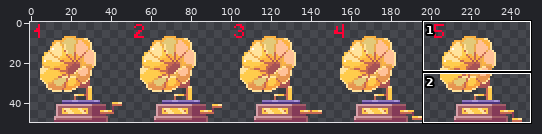
Two versions of one sprite sheet, twm/gramophone-sheet-sheet.png. The first picture is a wide view before the edit; the outline marks the close-up.
Close-up. The starting point:
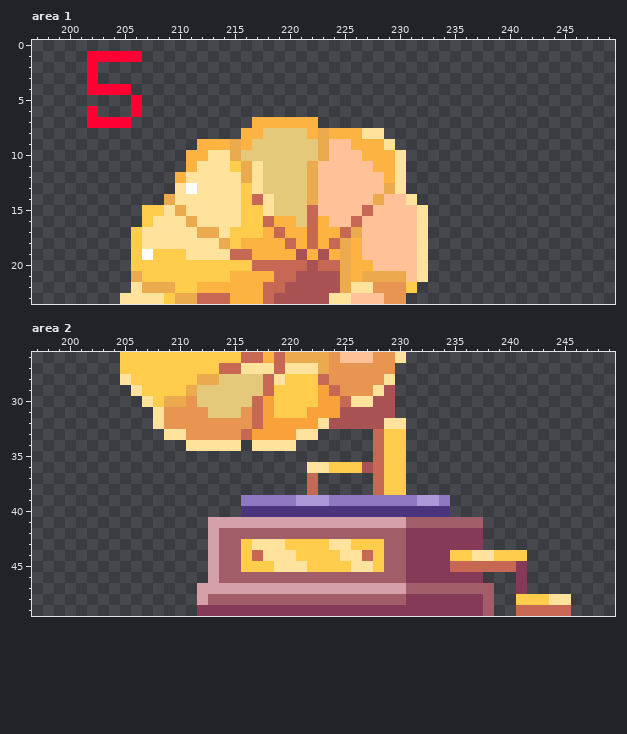
The file is 250x50 pixels. Shown: area 1: x 197..249, y 0..23; area 2: x 197..249, y 26..49.
After the commit:
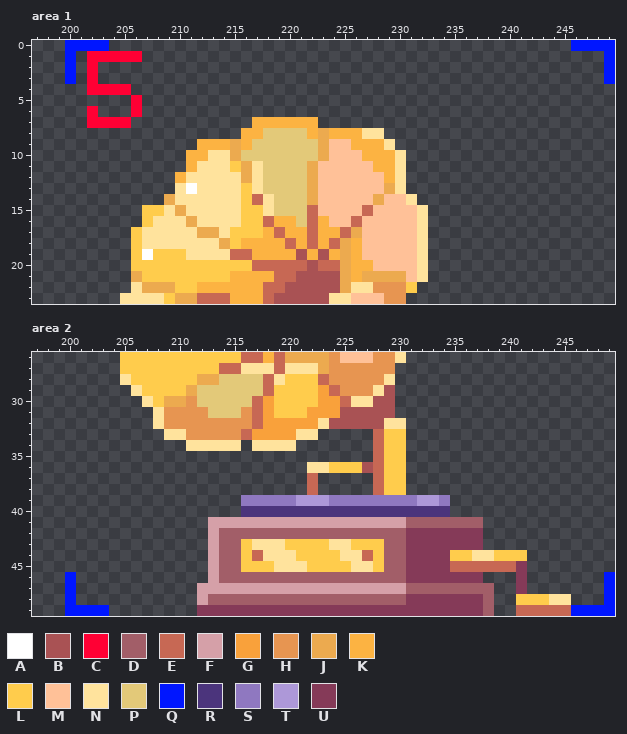
Palette (. is transparent): A #ffffff  B #a95254  C #ff0034  D #a25e68  E #c76854  F #d5a0a8  G #f9a13b  H #e79551  J #ecaa4f  K #fcb342  L #ffcc4c  M #ffc198  N #ffe39d  P #e3c979  Q #0016ff  R #4b347c  S #8f78c0  T #ad98d8  U #853a58
Changes in this commit:
--- area 1
@@ x 197..249 @@
- 0 .....................................................
- 1 .....CCCCC...........................................
- 2 .....C...............................................
- 3 .....C...............................................
+ 0 ...QQQQ..........................................QQQQ
+ 1 ...Q.CCCCC..........................................Q
+ 2 ...Q.C..............................................Q
+ 3 ...Q.C..............................................Q
  4 .....CCCC............................................
--- area 2
@@ x 197..249 @@
 45 ................FDDLLLNNNLLLLNNLDDUUUUEEEEEEU........
-46 ................FDDDDDDDDDDDDDDDDDUUUUUUU...U........
-47 ...............FFFFFFFFFFFFFFFFFFFDDDDDDDD..U........
-48 ...............FDDDDDDDDDDDDDDDDDDUUUUUUUD..LLLNN....
-49 ...............UUUUUUUUUUUUUUUUUUUUUUUUUUD..EEEEE....
+46 ...Q............FDDDDDDDDDDDDDDDDDUUUUUUU...U.......Q
+47 ...Q...........FFFFFFFFFFFFFFFFFFFDDDDDDDD..U.......Q
+48 ...Q...........FDDDDDDDDDDDDDDDDDDUUUUUUUD..LLLNN...Q
+49 ...QQQQ........UUUUUUUUUUUUUUUUUUUUUUUUUUD..EEEEEQQQQ
Where, in picture pixels (left, top, right, bottom), the same in both close-ups:
added: (65, 40, 109, 84)
added: (571, 40, 615, 84)
added: (65, 572, 109, 616)
added: (571, 572, 615, 616)
